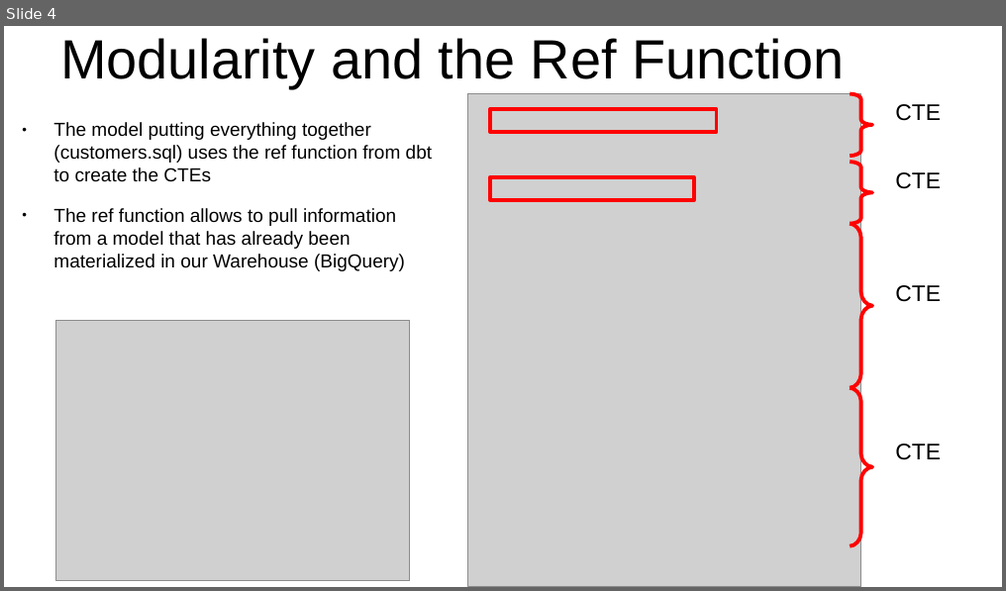
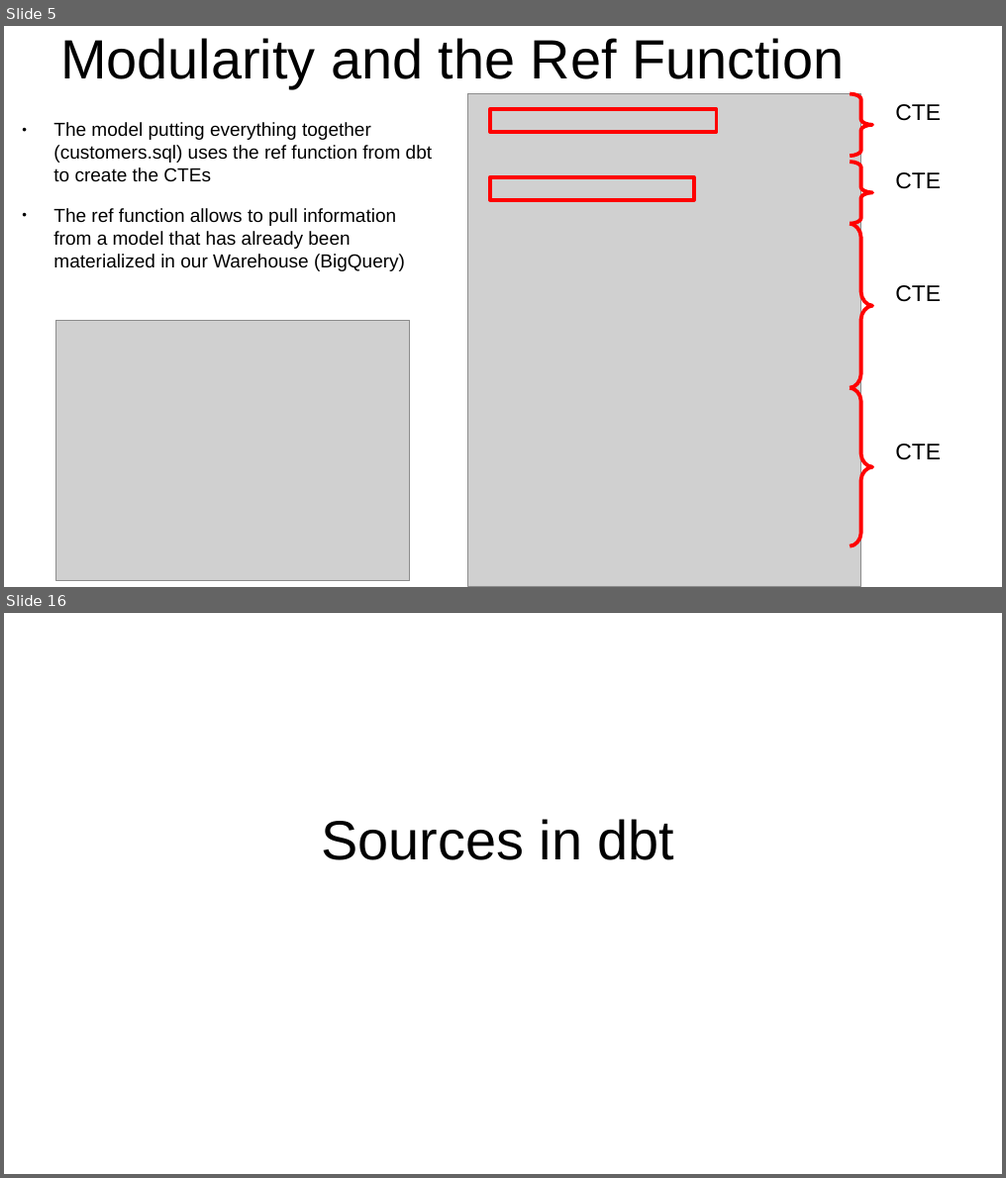
Before and after one commit to mossdet/dlp_data_eng, a slide deck: Notes/04_01_Analytics_Engineering.odp. Shown one above the other, each under a label of ours: slide 4 before the commit, slides 5 and 16 after it; the slides between them are not shown. The pictures are 1006x591 and 1006x1178 pixels, drawn with LibreOffice and Linux fonts; fonts in the diff are those of the drawing; grey boxes stand for pictures. Boxes give left, top, right and bottom in pixels: in the first picture for what was removed or moved away, otherwise in the second. Text is boxed around its words. In the diff, an @@ line names an element or a change of style, - is before the commit and + after.

```diff
--- a/Notes/04_01_Analytics_Engineering.odp
+++ b/Notes/04_01_Analytics_Engineering.odp
@@ slide 16 added at (x1=4, y1=613, x2=1002, y2=1174), background #FFFFFF @@
@@ title added at (x1=321, y1=819, x2=675, y2=861), 44 pt, text #000000 @@
+Sources in dbt
@@ what was slide 4 is now slide 5 @@
```
Also in this commit, not shown: 1 slide changed, 11 other slides added.
